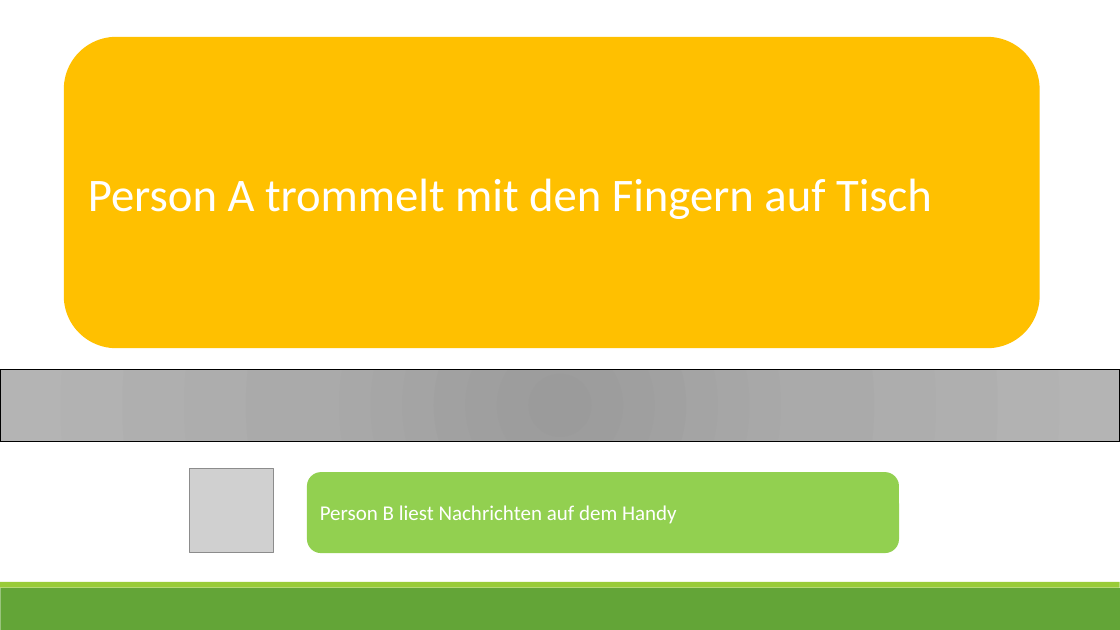
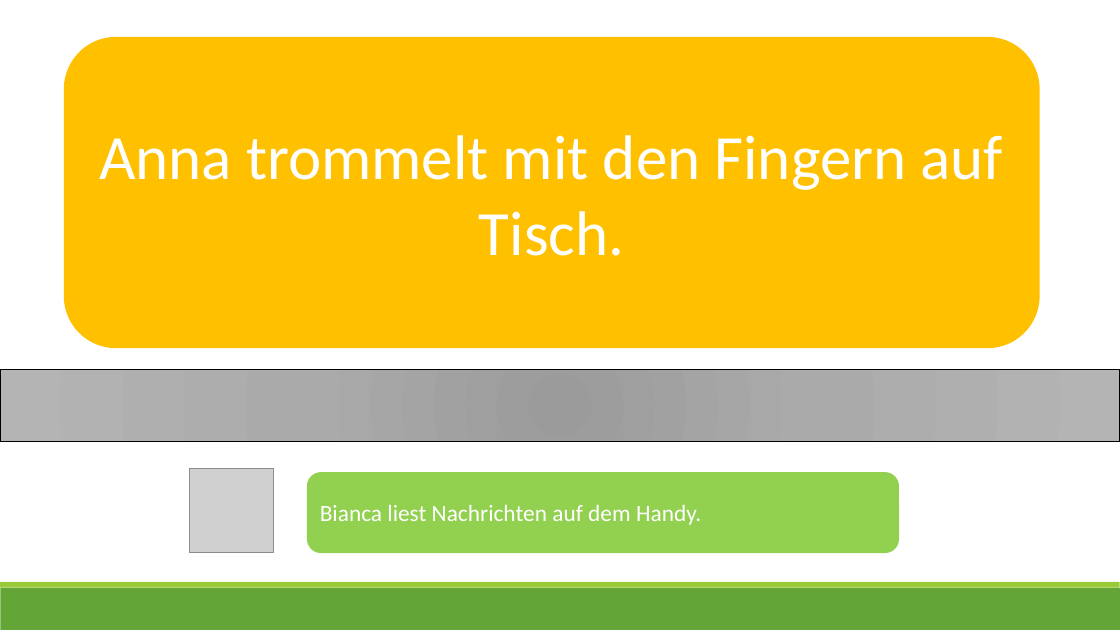
Before and after one commit to ginaamri/Mandy-PhD, a slide deck: slide 17 of studies/Laborstudie ProVisioNET/Scripts/2_script_provisionet_AL.pptx. Drawn at 1120x630 pixels with LibreOffice and Linux fonts; fonts in the diff are those of the drawing; grey boxes stand for pictures. Boxes give left, top, right and bottom in pixels: in the first picture for what was removed or moved away, otherwise in the second. Text is boxed around its words. In the diff, an @@ line names an element or a change of style, - is before the commit and + after.

```diff
--- a/studies/Laborstudie ProVisioNET/Scripts/2_script_provisionet_AL.pptx
+++ b/studies/Laborstudie ProVisioNET/Scripts/2_script_provisionet_AL.pptx
@@ text in rounded rectangle at (99,135,1003,256): text changed; size 40 to 54 pt @@
-Person A trommelt mit den Fingern auf Tisch
+Anna trommelt mit den Fingern auf Tisch.
@@ text in rounded rectangle at (320,505,701,525): text changed; size 18 to 20 pt @@
-Person B liest Nachrichten auf dem Handy
+Bianca liest Nachrichten auf dem Handy.
```
Also in this commit, not shown: 18 other slides changed, 8 other files.
